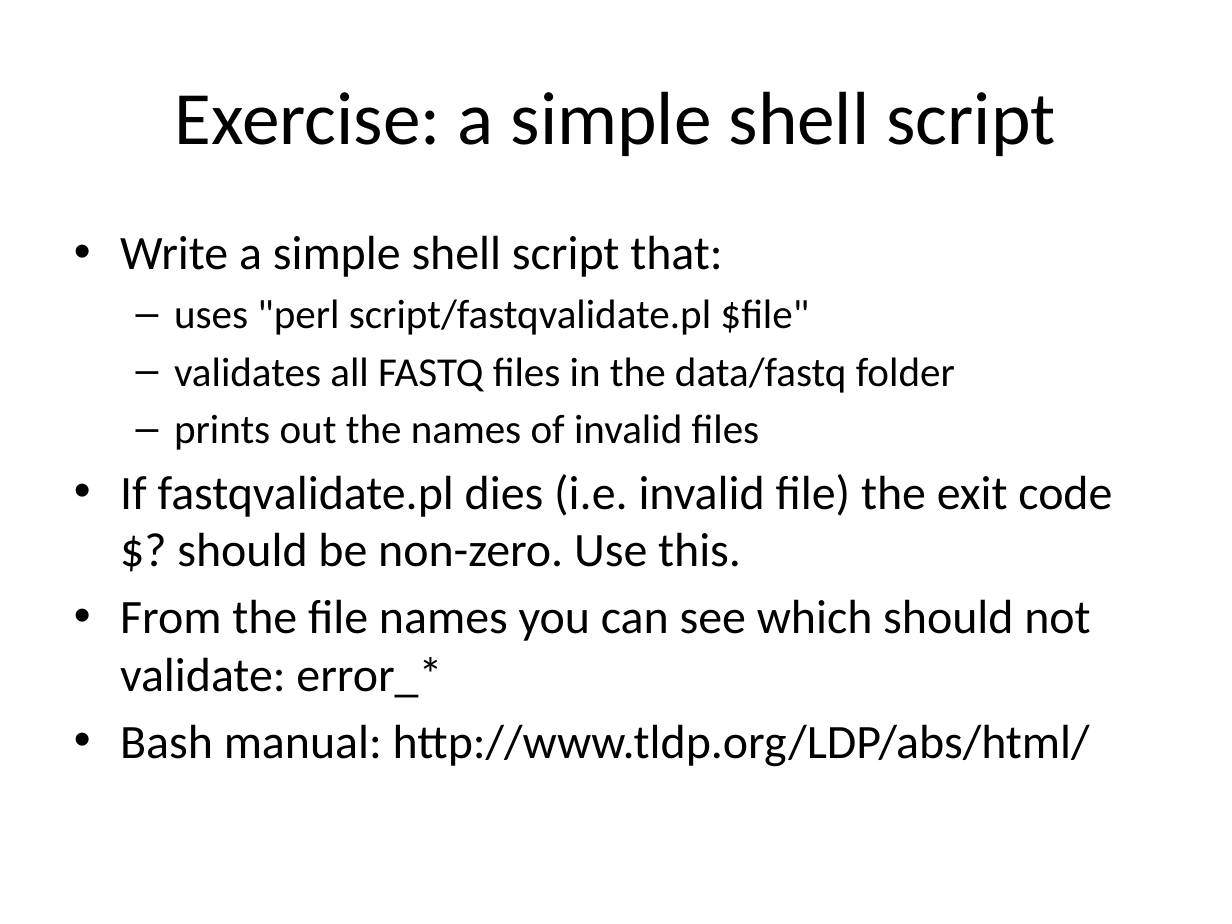
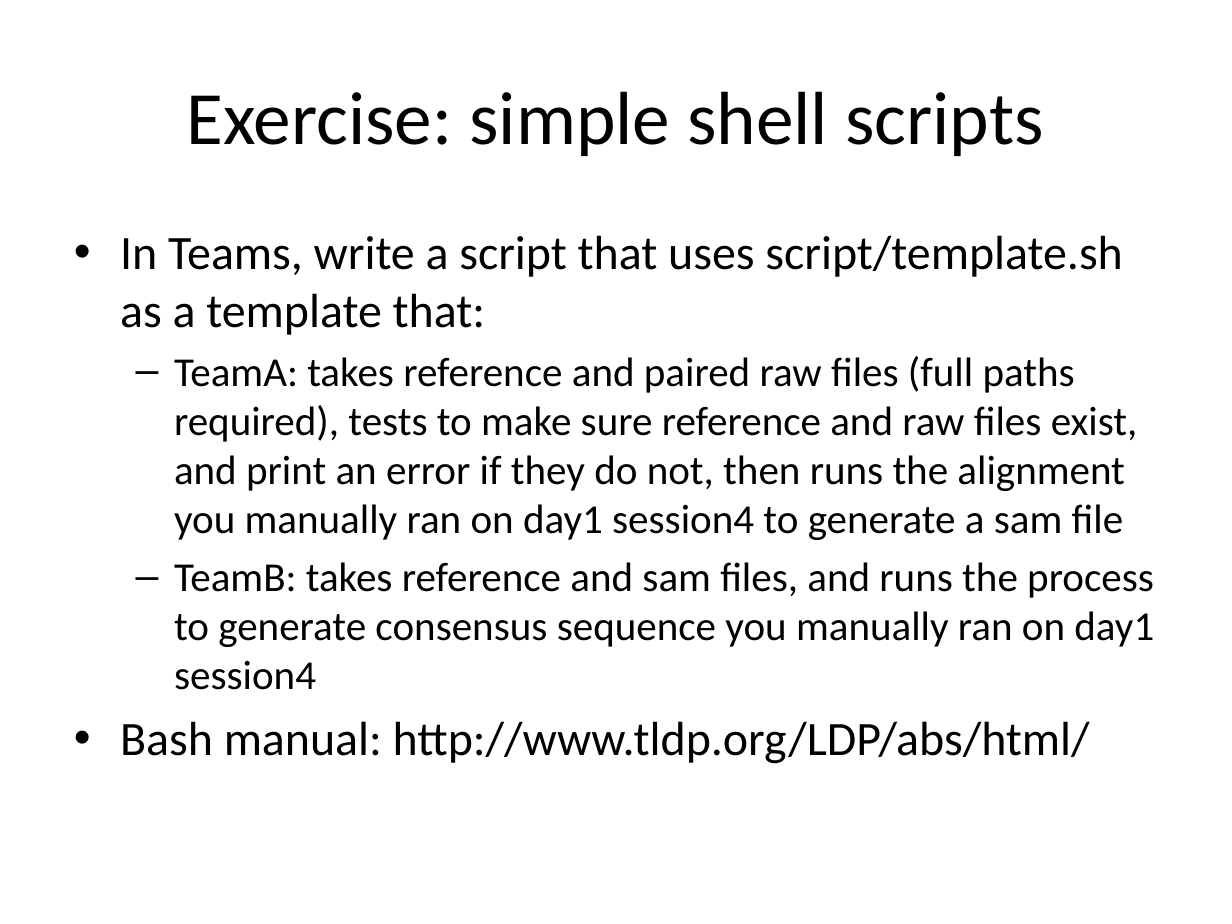
Before and after one commit to naturalis/arangs, a slide deck: slide 15 of doc/slides/day2/session1/CLIScripting.pptx. Drawn at 1232x924 pixels with LibreOffice and Linux fonts; fonts in the diff are those of the drawing. Boxes give left, top, right and bottom in pixels: in the first picture for what was removed or moved away, otherwise in the second. Text is boxed around its words. In the diff, an @@ line names an element or a change of style, - is before the commit and + after.

```diff
--- a/doc/slides/day2/session1/CLIScripting.pptx
+++ b/doc/slides/day2/session1/CLIScripting.pptx
@@ title at (187, 91, 1044, 156): text changed @@
-Exercise: a simple shell script
+Exercise: simple shell scripts
@@ text at (120, 235, 1154, 690): text changed; size 28 to 24 pt @@
-• Write a simple shell script that:
-  – uses "perl script/fastqvalidate.pl $file"
-  – validates all FASTQ files in the data/fastq folder
-  – prints out the names of invalid files
-• If fastqvalidate.pl dies (i.e. invalid file) the exit code $? should be non-zero. Use this.
-• From the file names you can see which should not validate: error_*
+• In Teams, write a script that uses script/template.sh as a template that:
+  – TeamA: takes reference and paired raw files (full paths required), tests to make sure reference and raw files exist, and print an error if they do not, then runs the alignment you manually ran on day1 session4 to generate a sam file
+  – TeamB: takes reference and sam files, and runs the process to generate consensus sequence you manually ran on day1 session4
```
Also in this commit, not shown: 1 slide removed, 9 other files.
